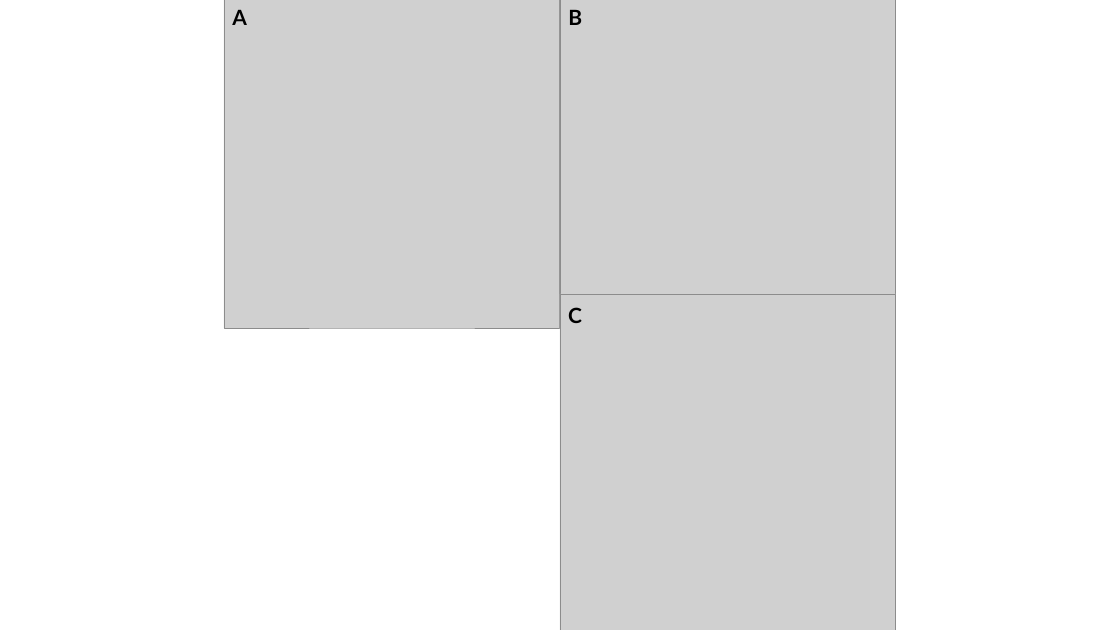
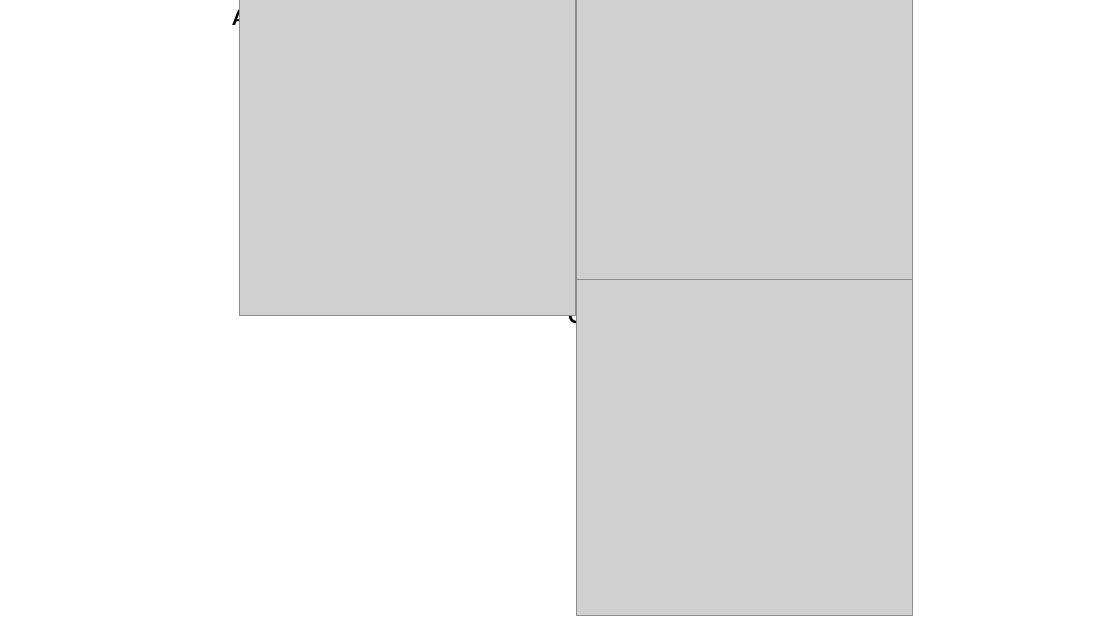
Before and after one commit to coleoguy/comptraits, a slide deck: slide 1 of figures/supp/supp2.pptx. Drawn at 1120x630 pixels with LibreOffice and Linux fonts; fonts in the diff are those of the drawing; grey boxes stand for pictures. Boxes give left, top, right and bottom in pixels: in the first picture for what was removed or moved away, otherwise in the second. Text is boxed around its words. In the diff, an @@ line names an element or a change of style, - is before the commit and + after.

```diff
--- a/figures/supp/supp2.pptx
+++ b/figures/supp/supp2.pptx
@@ 3 pictures: place and size @@
-3 pictures at (224, 0, 897, 630)
+3 pictures at (239, 0, 912, 615)
```
Also in this commit, not shown: 21 other files.
